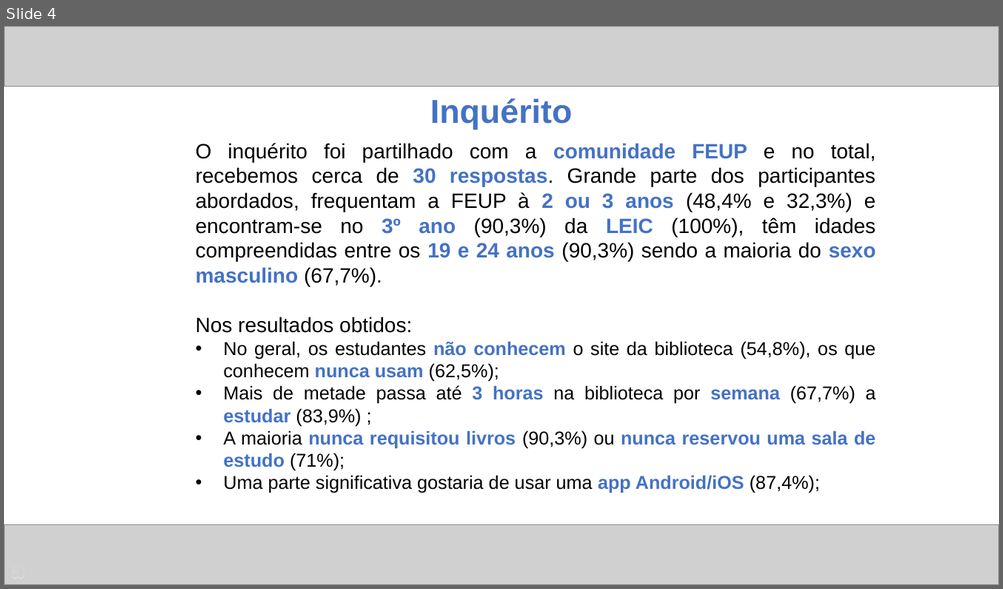
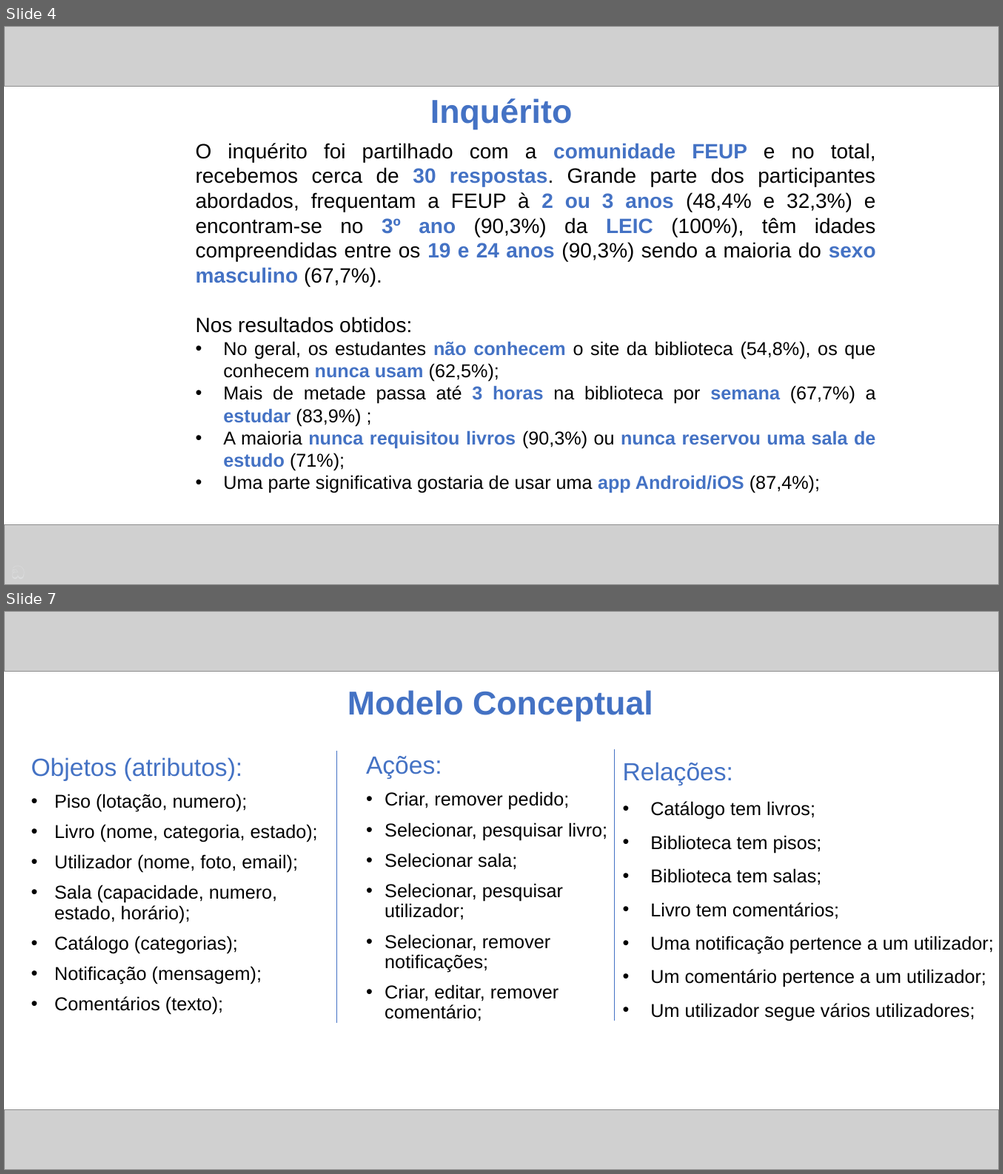
Before and after one commit to ICWeiner/FEUP-IPC, a slide deck: phase1/ipc.pptx. Shown one above the other, each under a label of ours: slide 4 before the commit, slides 4 and 7 after it; the slides between them are not shown. The pictures are 1003x589 and 1003x1174 pixels, drawn with LibreOffice and Linux fonts; fonts in the diff are those of the drawing; grey boxes stand for pictures. Boxes give left, top, right and bottom in pixels: in the first picture for what was removed or moved away, otherwise in the second. Text is boxed around its words. In the diff, an @@ line names an element or a change of style, - is before the commit and + after.

```diff
--- a/phase1/ipc.pptx
+++ b/phase1/ipc.pptx
@@ slide 7 added at box(4, 611, 999, 1170), background #FFFFFF @@
@@ picture added at box(4, 611, 999, 672) @@
@@ text added at box(347, 690, 653, 721), 32 pt, text #4472C4, bold @@
+Modelo Conceptual
@@ text added at box(31, 758, 318, 1015), 18 pt, text #000000 @@
+Objetos (atributos):
+• Piso (lotação, numero);
+• Livro (nome, categoria, estado);
+• Utilizador (nome, foto, email);
+• Sala (capacidade, numero, estado, horário);
+• Catálogo (categorias);
+• Notificação (mensagem);
+• Comentários (texto);
@@ line added from (337, 751) to (337, 1023), #4472C4 0.5 pt @@
@@ text added at box(366, 756, 607, 1022), 18 pt, text #000000 @@
+Ações:
+• Criar, remover pedido;
+• Selecionar, pesquisar livro;
+• Selecionar sala;
+• Selecionar, pesquisar utilizador;
+• Selecionar, remover notificações;
+• Criar, editar, remover comentário;
@@ line added from (614, 749) to (614, 1022), #4472C4 0.5 pt @@
@@ text added at box(623, 762, 993, 1021), 18 pt, text #000000 @@
+Relações:
+• Catálogo tem livros;
+• Biblioteca tem pisos;
+• Biblioteca tem salas;
+• Livro tem comentários;
+• Uma notificação pertence a um utilizador;
+• Um comentário pertence a um utilizador;
+• Um utilizador segue vários utilizadores;
@@ picture added at box(4, 1111, 999, 1170) @@
```
Also in this commit, not shown: 1 slide changed, 4 other slides added, 2 slides removed.
